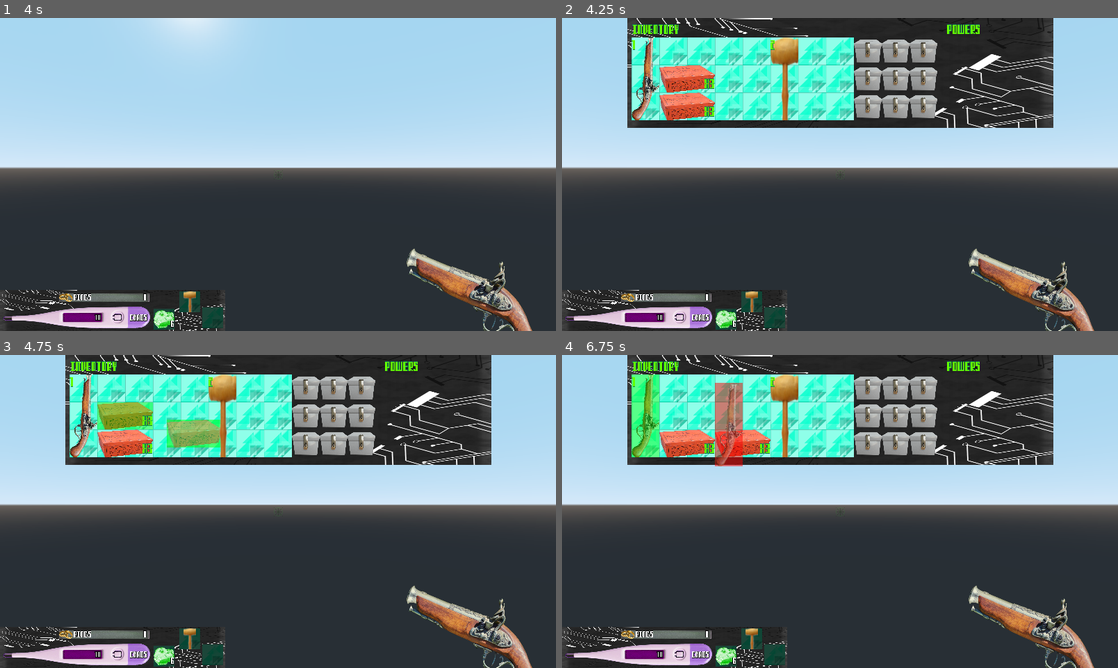
Above: before the commit, frames 1-4 (two rows, left to right).
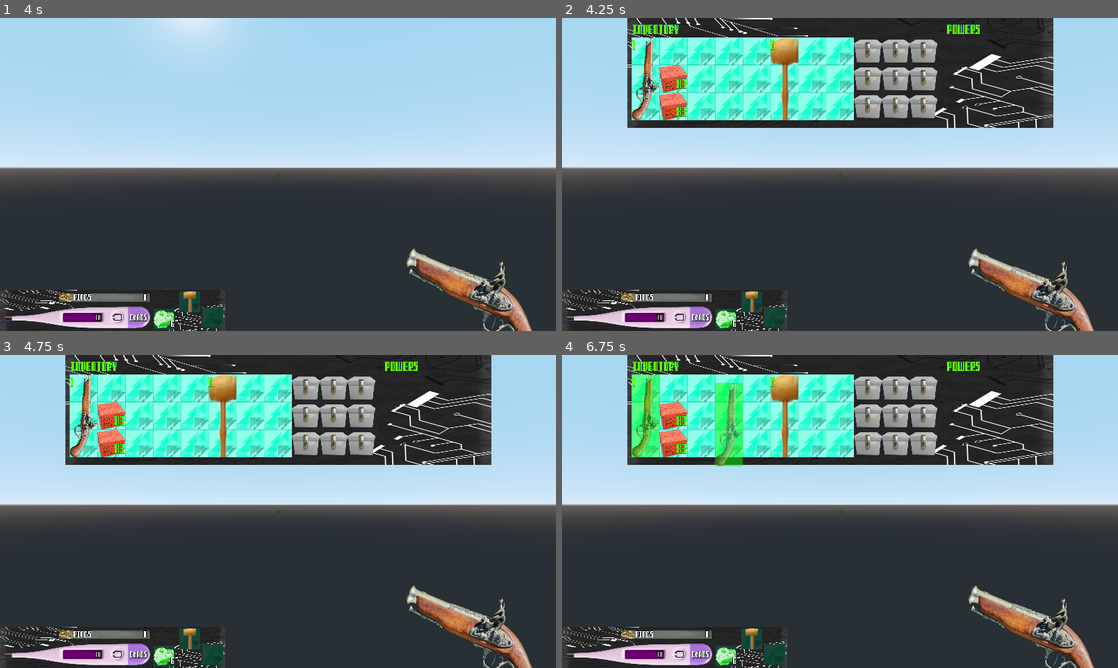
Above: after the commit, the same moments.

Repository: HauntedBees/Out-of-Stock-Jam
Game: Godot game, scene res://Testbench.tscn
The game is run twice, just before and just after one commit, with the same random seed, the same clock (stepped at 60 frames per second) and the same inputs.
Inputs (mouse positions are in pixels of both pictures, inside the frame that each line leads up to):
- Up to frame 1 (4 s): move the mouse to (305, 174) at 0.52 s; hold F (use) 0.53-1.28 s; hold W (move_forward) from 0.53 s (still down); click (305, 174) at 0.6 s; move the mouse to (250, 174) at 1.27 s; tap F (use) at 1.35, 2.85 s; click (250, 174) at 1.55 s; move the mouse to (289, 168) at 2.02 s; hold F (use) 2.03-2.78 s; click (289, 168) at 2.1 s; move the mouse to (272, 180) at 2.77 s; click (272, 180) at 3.05 s; tap Enter at 3.5 s; move the mouse to (316, 177) at 3.52 s; hold F (use) from 3.53 s (still down); click (316, 177) at 3.6 s
- Up to frame 2 (4.25 s): keep holding W (move_forward); keep holding F (use); tap Tab (toggle_inventory) at 4.15 s
- Up to frame 3 (4.75 s): release W (move_forward) at 4.25 s; release F (use) at 4.25 s; drag from (122, 414) to (194, 433) at 4.27 s
- Up to frame 4 (6.75 s): move the mouse to (684, 442) at 5.02 s; hold S (move_backward) 5.03-5.75 s; hold F (use) 5.03-5.75 s; click (684, 442) at 5.1 s; tap Space at 5.75 s; drag from (784, 414) to (728, 527) at 5.77 s; drag from (645, 414) to (895, 442) at 6.52 s

Frame 1 is identical in both runs. In frame 2, 1.1% of the frame differs, in the area x 17-28%, y 15-33%; in frame 3, 2.3%; in frame 4, 2.6%, in the area x 17-38%, y 8-36%.

Commit message:
incomplete item search

Diff:
--- a/Game/Entities/PlayerInfo.gd
+++ b/Game/Entities/PlayerInfo.gd
@@ -1,5 +1,6 @@
 extends Node
 
+const SEARCH_OFFSET := Vector2(-172, 630)
 const INV_OFFSET := Vector2(16, 64)
 const INV_DELTA := 96
 const INV_WIDTH := 11
@@ -16,8 +17,8 @@
 var inv_is_dragging := false
 
 var inventory := [
-	Item.new("Pistol Ammo", "Weapons/PistolAmmo.png", Vector2(2, 1), Vector2(1, 1), 3),
-	Item.new("Pistol Ammo", "Weapons/PistolAmmo.png", Vector2(2, 1), Vector2(1, 2), 3),
+	Item.new("Pistol Ammo", "Weapons/PistolAmmo.png", Vector2(1, 1), Vector2(1, 1), 3),
+	Item.new("Pistol Ammo", "Weapons/PistolAmmo.png", Vector2(1, 1), Vector2(1, 2), 3),
 	Item.new("Hammer", "Weapons/Hammer.png", Vector2(1, 3), Vector2(5, 0), 1, false, true, false),
 	Item.new("Pistol", "Weapons/Pistol.png", Vector2(1, 3), Vector2(0, 0), 1, false, true)
 ]
--- a/Game/HUD/Inventory.gd
+++ b/Game/HUD/Inventory.gd
@@ -5,7 +5,14 @@
 onready var tile:TextureRect = $TileRect
 onready var lock:TextureRect = $LockedRect
 
+onready var search:Control = $Search
+
+var search_contents := []
+
 var items := []
+var search_items := []
+var search_bgs := []
+var is_search := false
 
 func _ready():
 	for x in PlayerInfo.INV_WIDTH:
@@ -18,25 +25,49 @@
 				xy.hint_tooltip = "Locked"
 			xy.rect_position = PlayerInfo.INV_OFFSET + PlayerInfo.INV_DELTA * Vector2(x, y)
 			add_child(xy)
+	for x in 4:
+		for y in 3:
+			var xy:TextureRect = tile.duplicate()
+			xy.rect_position = PlayerInfo.SEARCH_OFFSET + PlayerInfo.INV_DELTA * Vector2(x, y)
+			search_bgs.append(xy)
+			add_child(xy)
 	_draw_items()
 
 func _draw_items():
 	for i in PlayerInfo.inventory:
 		var ii:InventoryItem = item.instance()
+		ii.search_drag = is_search
+		ii.parent_container = PlayerInfo.inventory
 		ii.rect_position = PlayerInfo.INV_OFFSET + PlayerInfo.INV_DELTA * i["position"]
 		ii.connect("equip_position_changed", self, "_refresh_equip_positions")
 		ii.connect("remove_item", self, "_remove_item", [i])
 		ii.set_item(i)
 		items.append(ii)
 		add_child(ii)
+	if is_search:
+		for i in search_contents:
+			var ii:InventoryItem = item.instance()
+			ii.is_search = true
+			ii.search_drag = true
+			ii.parent_container = search_contents
+			ii.rect_position = PlayerInfo.SEARCH_OFFSET + PlayerInfo.INV_DELTA * i["position"]
+			#ii.connect("equip_position_changed", self, "_refresh_equip_positions")
+			#ii.connect("remove_item", self, "_remove_item", [i])
+			ii.set_item(i)
+			search_items.append(ii)
+			add_child(ii)
 
 func _remove_item(i:Item):
 	PlayerInfo.inventory.erase(i)
 	refresh_items()
 
 func refresh_items():
+	search.visible = is_search
+	for ii in search_bgs: ii.visible = is_search
 	for ii in items: remove_child(ii)
+	for ii in search_items: remove_child(ii)
 	items = []
+	search_items = []
 	_draw_items()
 
 func _refresh_equip_positions():
--- a/Game/HUD/Inventory.tscn
+++ b/Game/HUD/Inventory.tscn
@@ -1,10 +1,27 @@
-[gd_scene load_steps=6 format=2]
+[gd_scene load_steps=12 format=2]
 
 [ext_resource path="res://Textures/HUD/Inventory.jpg" type="Texture" id=1]
 [ext_resource path="res://Textures/HUD/InventorySlot.png" type="Texture" id=2]
 [ext_resource path="res://HUD/Theme.tres" type="Theme" id=3]
 [ext_resource path="res://HUD/Inventory.gd" type="Script" id=4]
 [ext_resource path="res://Textures/HUD/LockedSlot.png" type="Texture" id=5]
+[ext_resource path="res://Assets/Computer Speak v0.3.ttf" type="DynamicFontData" id=6]
+[ext_resource path="res://Textures/HUD/OrbBG.jpg" type="Texture" id=7]
+
+[sub_resource type="DynamicFont" id=1]
+size = 32
+font_data = ExtResource( 6 )
+
+[sub_resource type="StyleBoxFlat" id=2]
+bg_color = Color( 0.0627451, 0.313726, 0.12549, 0.462745 )
+
+[sub_resource type="DynamicFont" id=3]
+font_data = ExtResource( 6 )
+
+[sub_resource type="Theme" id=4]
+default_font = SubResource( 3 )
+Button/fonts/font = SubResource( 1 )
+Button/styles/normal = SubResource( 2 )
 
 [node name="Inventory" type="Control"]
 anchor_left = 0.5
@@ -82,3 +99,61 @@
 __meta__ = {
 "_edit_use_anchors_": false
 }
+
+[node name="Search" type="Control" parent="."]
+anchor_top = 1.0
+anchor_bottom = 1.0
+margin_left = -223.0
+margin_top = -2.0
+margin_right = 273.0
+margin_bottom = 508.0
+rect_pivot_offset = Vector2( -1118, -127 )
+__meta__ = {
+"_edit_use_anchors_": false
+}
+
+[node name="BG" type="TextureRect" parent="Search"]
+anchor_right = 1.0
+anchor_bottom = 1.0
+texture = ExtResource( 1 )
+expand = true
+__meta__ = {
+"_edit_use_anchors_": false
+}
+
+[node name="BG2" type="TextureRect" parent="Search"]
+anchor_right = 1.0
+anchor_bottom = 1.0
+margin_left = 19.0
+margin_top = 8.0
+margin_right = -84.0
+margin_bottom = -328.0
+texture = ExtResource( 7 )
+expand = true
+__meta__ = {
+"_edit_use_anchors_": false
+}
+
+[node name="Label" type="Label" parent="Search"]
+margin_left = 23.0
+margin_top = 375.0
+margin_right = 131.0
+margin_bottom = 433.0
+rect_rotation = -90.0
+rect_pivot_offset = Vector2( 108, -305.476 )
+theme = ExtResource( 3 )
+text = "SEARCH"
+__meta__ = {
+"_edit_use_anchors_": false
+}
+
+[node name="CloseButton" type="Button" parent="Search"]
+anchor_left = 1.0
+anchor_right = 1.0
+margin_left = -62.0
+margin_bottom = 63.0
+theme = SubResource( 4 )
+text = "X"
+__meta__ = {
+"_edit_use_anchors_": false
+}
--- a/Game/HUD/InventoryItem.gd
+++ b/Game/HUD/InventoryItem.gd
@@ -14,13 +14,20 @@
 onready var highlight:ColorRect = $Hover
 onready var shadow:TextureRect = $Shadow
 
+var search_drag := false
+var is_search := false
+var parent_container := []
+var num_columns := 0
 var equip_order := -1
 var info:Item
 var dragging := false
 var drag_start_pos := Vector2.ZERO
+var offset := Vector2.ZERO
 
 func set_item(i:Item): info = i
 func _ready():
+	offset = PlayerInfo.SEARCH_OFFSET if is_search else PlayerInfo.INV_OFFSET
+	num_columns = 4 if is_search else PlayerInfo.inventory_columns
 	if info.stackable:
 		hint_tooltip = "%s (%s)" % [info.type, info.amount]
 	else:
@@ -69,7 +76,7 @@
 				_merge_items(potential_merge)
 				return
 		info.position = _get_shifted_location()
-		rect_position = PlayerInfo.INV_OFFSET + PlayerInfo.INV_DELTA * info.position
+		rect_position = offset + PlayerInfo.INV_DELTA * info.position
 	shadow.rect_position = Vector2.ZERO
 	movehighlight.rect_position = Vector2.ZERO
 	PlayerInfo.inv_is_dragging = false
@@ -88,14 +95,14 @@
 	var current_position := _get_shifted_location()
 	if current_position.x < 0 || current_position.y < 0: return false
 	var potential_end := current_position + info.size - Vector2(1, 1)
-	if potential_end.x >= PlayerInfo.inventory_columns || potential_end.y >= PlayerInfo.INV_HEIGHT: return false
-	for i in PlayerInfo.inventory:
+	if potential_end.x >= num_columns || potential_end.y >= PlayerInfo.INV_HEIGHT: return false
+	for i in parent_container:
 		if i.overlaps_item(info, current_position): return false
 	return true
 
 func _get_potential_stack() -> Item:
 	var current_position := _get_shifted_location()
-	for i in PlayerInfo.inventory:
+	for i in parent_container:
 		if i.overlaps_item(info, current_position, true): return i
 	return null
 
@@ -104,7 +111,7 @@
 	emit_signal("remove_item")
 
 func _get_shifted_location() -> Vector2:
-	return ((rect_position + shadow.rect_position - PlayerInfo.INV_OFFSET) / PlayerInfo.INV_DELTA).round()
+	return ((rect_position + shadow.rect_position - offset) / PlayerInfo.INV_DELTA).round()
 
 func _on_mouse_entered():
 	if PlayerInfo.inv_is_dragging: return
--- /dev/null
+++ b/Game/HUD/ItemSearch.gd
@@ -0,0 +1,44 @@
+extends Control
+
+signal close_search()
+
+onready var item:PackedScene = preload("res://HUD/InventoryItem.tscn")
+onready var tile:TextureRect = $TileRect
+
+var container_contents := []
+var items := []
+
+func _ready():
+	for x in 4:
+		for y in 3:
+			var xy:TextureRect = tile.duplicate()
+			xy.rect_position = PlayerInfo.SEARCH_OFFSET + PlayerInfo.INV_DELTA * Vector2(x, y)
+			add_child(xy)
+
+func _draw_items():
+	for i in container_contents:
+		var ii:InventoryItem = item.instance()
+		ii.is_search = true
+		ii.search_drag = true
+		ii.parent_container = container_contents
+		ii.rect_position = PlayerInfo.SEARCH_OFFSET + PlayerInfo.INV_DELTA * i["position"]
+		ii.connect("equip_position_changed", self, "_refresh_equip_positions")
+		ii.connect("remove_item", self, "_remove_item", [i])
+		ii.set_item(i)
+		items.append(ii)
+		add_child(ii)
+
+func _remove_item(i:Item):
+	container_contents.erase(i)
+	refresh_items()
+
+func refresh_items():
+	for ii in items: remove_child(ii)
+	items = []
+	_draw_items()
+
+func set_contents(container:Interactable):
+	container_contents = container.contents
+	refresh_items()
+
+func _on_CloseButton_pressed(): emit_signal("close_search")
--- /dev/null
+++ b/Game/HUD/ItemSearch.tscn
@@ -0,0 +1,93 @@
+[gd_scene load_steps=11 format=2]
+
+[ext_resource path="res://Textures/HUD/Inventory.jpg" type="Texture" id=1]
+[ext_resource path="res://HUD/Theme.tres" type="Theme" id=2]
+[ext_resource path="res://Textures/HUD/InventorySlot.png" type="Texture" id=3]
+[ext_resource path="res://Textures/HUD/OrbBG.jpg" type="Texture" id=4]
+[ext_resource path="res://Assets/Computer Speak v0.3.ttf" type="DynamicFontData" id=5]
+[ext_resource path="res://HUD/ItemSearch.gd" type="Script" id=6]
+
+[sub_resource type="DynamicFont" id=3]
+size = 32
+font_data = ExtResource( 5 )
+
+[sub_resource type="StyleBoxFlat" id=4]
+bg_color = Color( 0.0627451, 0.313726, 0.12549, 0.462745 )
+
+[sub_resource type="DynamicFont" id=5]
+font_data = ExtResource( 5 )
+
+[sub_resource type="Theme" id=2]
+default_font = SubResource( 5 )
+Button/fonts/font = SubResource( 3 )
+Button/styles/normal = SubResource( 4 )
+
+[node name="ItemSearch" type="Control"]
+anchor_right = 1.0
+anchor_bottom = 1.0
+margin_right = -1424.0
+margin_bottom = -570.0
+script = ExtResource( 6 )
+__meta__ = {
+"_edit_use_anchors_": false
+}
+
+[node name="BG" type="TextureRect" parent="."]
+anchor_right = 1.0
+anchor_bottom = 1.0
+texture = ExtResource( 1 )
+expand = true
+__meta__ = {
+"_edit_use_anchors_": false
+}
+
+[node name="BG2" type="TextureRect" parent="."]
+anchor_right = 1.0
+anchor_bottom = 1.0
+margin_left = 19.0
+margin_top = 8.0
+margin_right = -84.0
+margin_bottom = -328.0
+texture = ExtResource( 4 )
+expand = true
+__meta__ = {
+"_edit_use_anchors_": false
+}
+
+[node name="Label" type="Label" parent="."]
+margin_left = 23.0
+margin_top = 375.0
+margin_right = 131.0
+margin_bottom = 433.0
+rect_rotation = -90.0
+rect_pivot_offset = Vector2( 108, -305.476 )
+theme = ExtResource( 2 )
+text = "SEARCH"
+__meta__ = {
+"_edit_use_anchors_": false
+}
+
+[node name="TileRect" type="TextureRect" parent="."]
+margin_left = -153.0
+margin_top = 69.0
+margin_right = -57.0
+margin_bottom = 165.0
+rect_pivot_offset = Vector2( 48, 48 )
+texture = ExtResource( 3 )
+expand = true
+__meta__ = {
+"_edit_use_anchors_": false
+}
+
+[node name="CloseButton" type="Button" parent="."]
+anchor_left = 1.0
+anchor_right = 1.0
+margin_left = -62.0
+margin_bottom = 63.0
+theme = SubResource( 2 )
+text = "X"
+__meta__ = {
+"_edit_use_anchors_": false
+}
+
+[connection signal="pressed" from="CloseButton" to="." method="_on_CloseButton_pressed"]
--- a/Game/Player.gd
+++ b/Game/Player.gd
@@ -71,14 +71,10 @@
 func _input(event:InputEvent):
 	if Input.get_mouse_mode() == Input.MOUSE_MODE_CAPTURED: # aiming
 		if event is InputEventMouseMotion: return _handle_camera_movement(event)
-	else:
-		pass
 	if event.is_action_pressed("toggle_inventory"):
-		in_inventory = !in_inventory
-		if in_inventory: inventory.refresh_items()
-		inventory.visible = in_inventory
-		Input.set_mouse_mode(Input.MOUSE_MODE_VISIBLE if in_inventory else Input.MOUSE_MODE_CAPTURED)
+		_toggle_inventory(!in_inventory)
 	_handle_equip_switch(event)
+	_handle_use_item(event)
 
 func _handle_camera_movement(event:InputEventMouseMotion):
 	vision.rotate_x(deg2rad(event.relative.y * MOUSE_SENSITIVITY))
@@ -87,6 +83,20 @@
 	camera_rotation.x = clamp(camera_rotation.x, -50, 50)
 	vision.rotation_degrees = camera_rotation
 
+func _handle_use_item(event:InputEvent):
+	if !event.is_action_pressed("use"): return
+	var body := PlayerInfo.get_collision(2.5)
+	if body == null || body is Enemy: return
+	inventory.search_contents = body.contents
+	_toggle_inventory(true, true)
+
+func _toggle_inventory(new_position:bool, search := false):
+	in_inventory = new_position
+	inventory.is_search = search
+	if in_inventory: inventory.refresh_items()
+	inventory.visible = in_inventory
+	Input.set_mouse_mode(Input.MOUSE_MODE_VISIBLE if in_inventory else Input.MOUSE_MODE_CAPTURED)
+
 func _handle_equip_switch(event:InputEvent):
 	for i in range(0, 10):
 		if !event.is_action_pressed("equip%s" % i): continue
@@ -94,3 +104,5 @@
 		if item == null: return
 		PlayerInfo.current_weapon = item
 		get_tree().call_group("equip_monitor", "update_weapon")
+
+func _on_close_item_search(): _toggle_inventory(false)
Binary file added: Game/Textures/HUD/OrbBG.jpg
Not shown, added: Game/Textures/HUD/OrbBG.jpg.import
Not shown, changed: Assets/Images Used.txt
